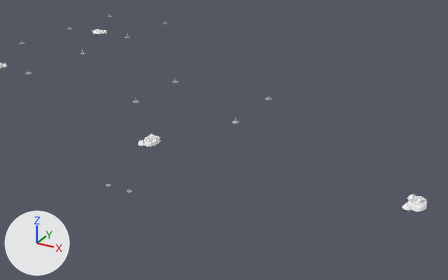
Renders of the FBX model Assets/_Model/Hosipital/Hospital_Entrance/structure_outline/hallway_ceiling_light_hole.fbx from each side of a commit.
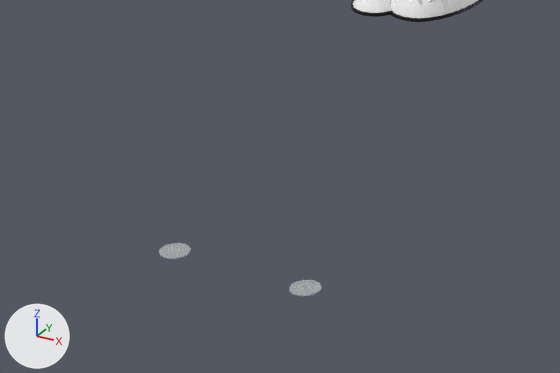
There are two pictures of each version: one from a camera (50 mm lens) standing at (15.48, -25.77, 15.36) and looking at (4.32, -5.47, 5.21), one close up on the part from 18% to 38% of the width and 51% to 73% of the height. Arrows for +X, +Y and +Z are at lower left; the lights stay in place. Where no turn or scale is listed for an object, it has been applied to the vertices.

Names of what the first close-up shows: 'Cylinder.004', 'ceilling_air_duct.002'.
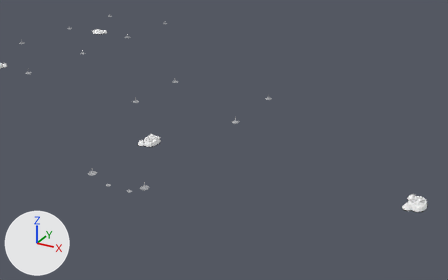
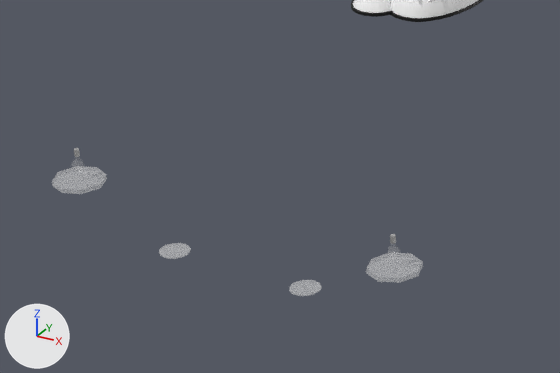
Pixel boxes [x1, y1, x2, y2] of what changed, in the close-ups (560 x 373 px):
'ceiling_glass.010', added: after [52, 148, 423, 283]
    faces in mat_ceiling_light_glass (white #ffffff): [52, 167, 423, 283]
    faces in mat_light_bulb_glass (white #e7e7e7): [71, 156, 401, 259]

The change, as a list of edits to the scene's bpy script:
```text
Add me_cylinder_075:
    me_cylinder_075.from_pydata(...)  # 168 vertices, 180 faces; spans x -0.19..2.83, y -0.19..0.19, z -0.12..0.14
    # faces by material slot: [48, 112, 20]
    me_cylinder_075.materials.append(mat_ceiling_light_glass)  # white #ffffff
    me_cylinder_075.materials.append(mat_light_bulb_glass)  # white #e7e7e7
    me_cylinder_075.materials.append(mat_light_bulb_hold)  # white #e7e7e7
Add ob_ceiling_glass_010:
    ob_ceiling_glass_010 = bpy.data.objects.new('ceiling_glass.010', me_cylinder_075)
    ob_ceiling_glass_010.location = (-0.49, -8.096, 3.781)
```
